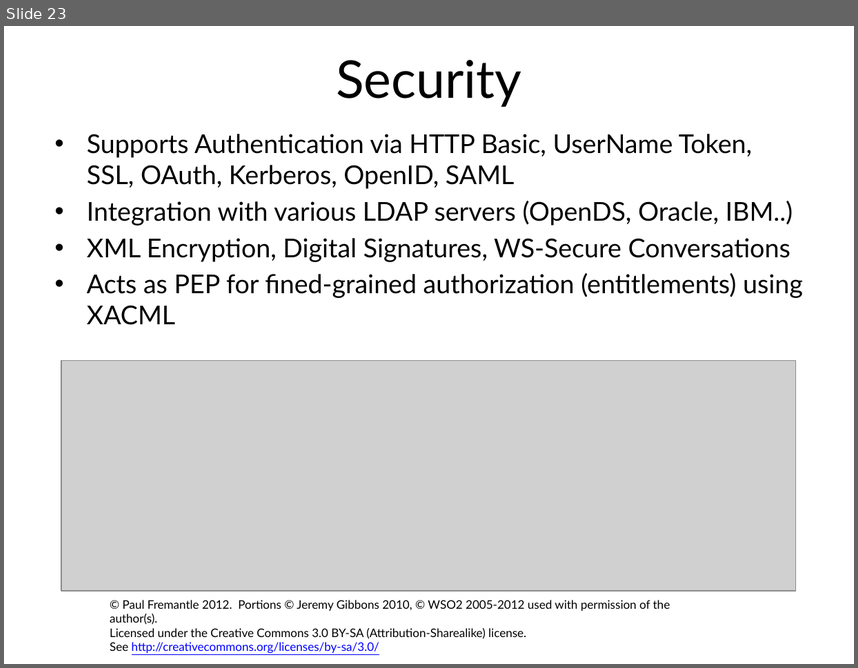
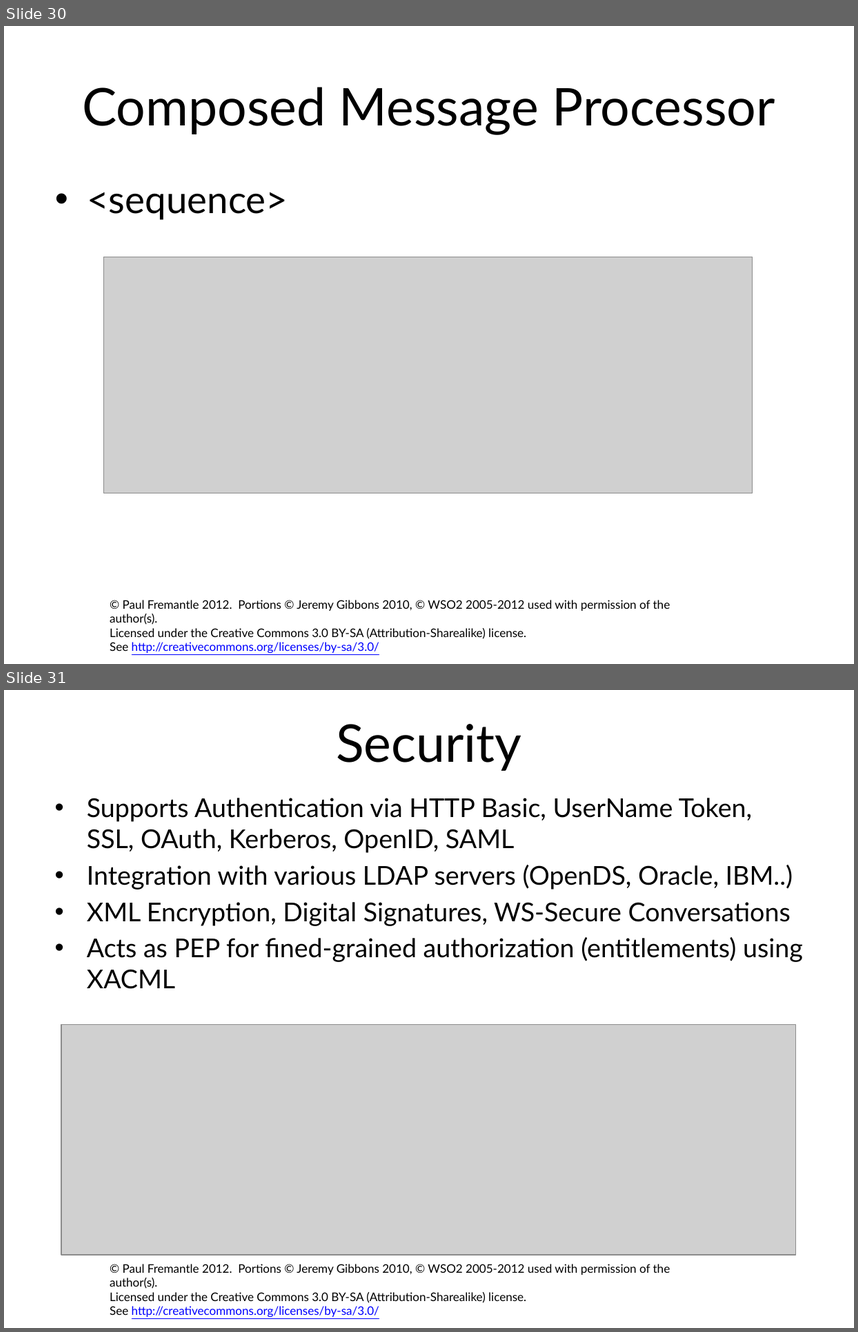
Before and after one commit to pzfreo/ox-soa-old, a slide deck: presentations/06-ESB.pptx. Shown one above the other, each under a label of ours: slide 23 before the commit, slides 30 and 31 after it. The pictures are 858x668 and 858x1332 pixels, drawn with LibreOffice and Linux fonts; fonts in the diff are those of the drawing; grey boxes stand for pictures; background and template pictures are left out. Boxes give left, top, right and bottom in pixels: in the first picture for what was removed or moved away, otherwise in the second. Text is boxed around its words. In the diff, an @@ line names an element or a change of style, - is before the commit and + after.

```diff
--- a/presentations/06-ESB.pptx
+++ b/presentations/06-ESB.pptx
@@ slide 30 added at (4,26,854,664), background #FFFFFF; not listed: 1 template element that a slide beside it also shows @@
@@ title added at (82,87,775,134), 44 pt, text #000000 @@
+Composed Message Processor
@@ text added at (87,192,288,220), 32 pt, text #000000 @@
+• <sequence>
@@ picture added at (103,257,752,492) @@
@@ what was slide 23 is now slide 31 @@
```
Also in this commit, not shown: 7 other slides added, 1 other file.
